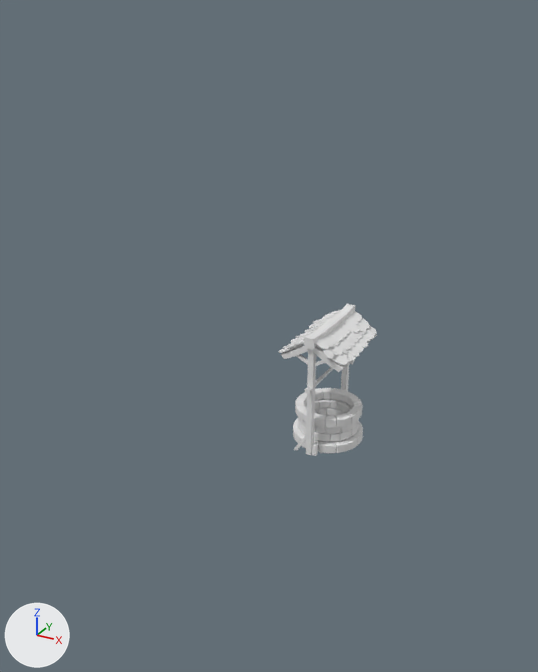
The Blender file LowPolyScene.blend, before and after one commit.
Both versions are drawn from a camera (50 mm lens) standing at (53.9, -123.2, 80.1) and looking at (1.1, -27.3, 32.2). The axes (+X, +Y, +Z) are drawn at lower left. The lights are the same throughout.

Script lines for the objects in view, before the commit:
```python
ob_cube = bpy.data.objects.new('Cube', me_cube_001)
ob_cube.location = (0.0, 0.0, 1.2)
ob_cube.scale = (1.79, 1.79, 1.79)
ob_cube_001 = bpy.data.objects.new('Cube.001', me_cube_002)
ob_cube_001.location = (0.0, -2.2, 0.5)
ob_cube_001.rotation_euler = (-0.695, 0.0, 0.0)  # degrees (-40, 0, 0)
ob_cube_001.scale = (1.16, 1.16, 1.16)
ob_cube_003 = bpy.data.objects.new('Cube.003', me_cube_004)
ob_cube_003.location = (0.2, 2.5, 1.4)
ob_cube_003.rotation_euler = (6.729, -0.196, 0.238)  # degrees (26, -11, 14)
ob_cube_003.scale = (1.08, 0.74, 1.5)
ob_cube_005 = bpy.data.objects.new('Cube.005', me_cube_006)
ob_cube_005.location = (0.5, 1.9, 0.1)
ob_cube_005.rotation_euler = (0.951, 0.436, 0.692)  # degrees (54, 25, 40)
ob_cube_005.scale = (0.784, 0.784, 0.784)
ob_plane_039 = bpy.data.objects.new('Plane.039', me_plane_100)
ob_plane_039.parent = ob_lattice
ob_plane_039.location = (3.657, -0.325, 21.39)
ob_plane_039.rotation_euler = (0.111, 0.44, 0.00803)  # degrees (6.4, 25, 0.5)
ob_plane_039.scale = (1.11, 1.11, 1.11)
ob_tree = bpy.data.objects.new('Tree', me_cylinder_001)
ob_tree.location = (-5.0, -6.3, 1.2)
ob_tree.scale = (0.629, 0.629, 0.629)
# also in view: 'Cube.012' at (-0.1, -8.4, 11.4); 'Cube.009' at (0.0, 0.0, 5.7); 'Cube.006' at (0.0, 0.0, 0.1)
```
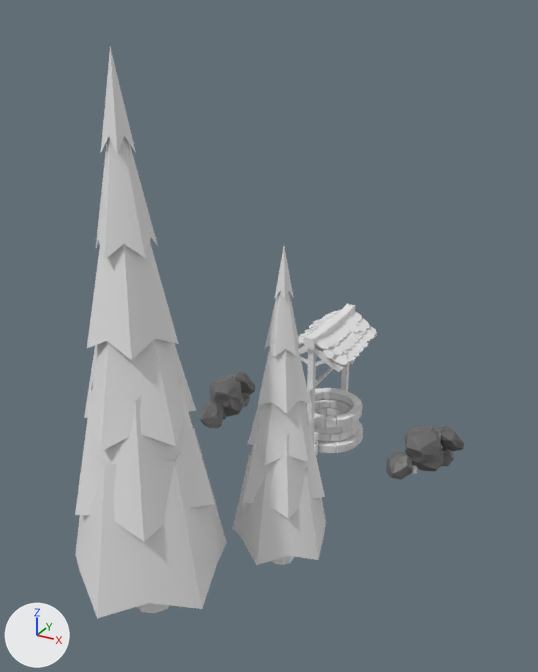
Location of each change, (x1, y1, x2, y2) in pixels of the pictures (538 x 672 px):
'Tree', shown
    after: (75, 47, 227, 619)
'Tree.001', added
    after: (233, 246, 326, 565)
'Cube.033', added
    after: (404, 425, 444, 471)
'Cube', shown
    after: (209, 375, 245, 417)
'Cube.019', added
    after: (386, 452, 413, 479)
'Cube.001', shown
    after: (199, 400, 224, 428)
'Cube.030', added
    after: (437, 426, 464, 451)
'Cube.003', shown
    after: (233, 371, 255, 395)
'Cube.032', added
    after: (442, 448, 454, 466)
'Cube.005', shown
    after: (242, 391, 250, 407)

Patch to the scene script:
```diff
--- a/LowPolyScene.blend.py
+++ b/LowPolyScene.blend.py
@@ ob_tree @@
 ob_tree = bpy.data.objects.new('Tree', me_cylinder_001)
-ob_tree.location = (-5.0, -6.3, 1.2)
-ob_tree.scale = (0.629, 0.629, 0.629)
-ob_tree.hide_set(True)
+ob_tree.location = (-5.0, -53.2, 1.2)
+ob_tree.scale = (4.77, 4.77, 4.77)
@@ ob_cube_001 @@
 ob_cube_001 = bpy.data.objects.new('Cube.001', me_cube_002)
-ob_cube_001.location = (0.0, -2.2, 0.5)
+ob_cube_001.location = (-24.5, -6.4, 0.2)
 ob_cube_001.rotation_euler = (-0.695, 0.0, 0.0)  # degrees (-40, 0, 0)
-ob_cube_001.scale = (1.16, 1.16, 1.16)
-ob_cube_001.hide_set(True)  # its collection is switched off
+ob_cube_001.scale = (2.95, 2.95, 2.95)
@@ ob_cube_003 @@
 ob_cube_003 = bpy.data.objects.new('Cube.003', me_cube_004)
-ob_cube_003.location = (0.2, 2.5, 1.4)
+ob_cube_003.location = (-23.9, 5.6, 2.5)
 ob_cube_003.rotation_euler = (6.729, -0.196, 0.238)  # degrees (26, -11, 14)
-ob_cube_003.scale = (1.08, 0.74, 1.5)
-ob_cube_003.hide_set(True)  # its collection is switched off
+ob_cube_003.scale = (2.75, 1.88, 3.81)
@@ ob_cube_005 @@
 ob_cube_005 = bpy.data.objects.new('Cube.005', me_cube_006)
-ob_cube_005.location = (0.5, 1.9, 0.1)
+ob_cube_005.location = (-23.0, 4.1, -0.6)
 ob_cube_005.rotation_euler = (0.951, 0.436, 0.692)  # degrees (54, 25, 40)
-ob_cube_005.scale = (0.784, 0.784, 0.784)
-ob_cube_005.hide_set(True)  # its collection is switched off
+ob_cube_005.scale = (1.99, 1.99, 1.99)
@@ ob_cube @@
 ob_cube = bpy.data.objects.new('Cube', me_cube_001)
-ob_cube.location = (0.0, 0.0, 1.2)
-ob_cube.scale = (1.79, 1.79, 1.79)
-ob_cube.hide_set(True)  # its collection is switched off
+ob_cube.location = (-24.4, -0.7, 2.1)
+ob_cube.scale = (4.54, 4.54, 4.54)
@@ ob_cube_033 @@
+ob_cube_033 = bpy.data.objects.new('Cube.033', me_cube_024)  # 60 vertices, 103 faces; spans x -0.9..0.93, y -0.96..0.87, z -0.96..1.01; in mat_rocktexture (dark grey #6d6d6d)
+ob_cube_033.location = (20.4, -0.5, 2.1)
+ob_cube_033.rotation_euler = (0.177, 0.0108, -0.485)  # degrees (10, 0.6, -28)
+ob_cube_033.scale = (4.54, 4.54, 4.54)
@@ ob_cube_032 @@
+ob_cube_032 = bpy.data.objects.new('Cube.032', me_cube_019)  # 178 vertices, 328 faces; spans x -0.91..0.92, y -0.96..0.88, z -0.96..1.01; in mat_rocktexture (dark grey #6d6d6d)
+ob_cube_032.location = (24.0, 3.0, -0.6)
+ob_cube_032.rotation_euler = (0.951, 0.436, 0.175)  # degrees (54, 25, 10)
+ob_cube_032.scale = (1.99, 1.99, 1.99)
@@ ob_cube_030 @@
+ob_cube_030 = bpy.data.objects.new('Cube.030', me_cube_017)  # 35 vertices, 65 faces; spans x -0.88..0.93, y -0.96..0.86, z -0.97..1.03; in mat_rocktexture (dark grey #6d6d6d)
+ob_cube_030.location = (24.0, 4.7, 2.5)
+ob_cube_030.rotation_euler = (6.88, -0.159, -0.207)  # degrees (34, -9.1, -12)
+ob_cube_030.scale = (2.75, 1.88, 3.81)
@@ ob_cube_019 @@
+ob_cube_019 = bpy.data.objects.new('Cube.019', me_cube_011)  # 138 vertices, 248 faces; spans x -0.91..0.92, y -0.96..0.88, z -0.96..1.01; in mat_rocktexture (dark grey #6d6d6d)
+ob_cube_019.location = (17.6, -5.4, 0.2)
+ob_cube_019.rotation_euler = (0.875, 0.517, 0.0)  # degrees (50, 30, 0)
+ob_cube_019.scale = (2.95, 2.95, 2.95)
@@ ob_tree_001 @@
+ob_tree_001 = bpy.data.objects.new('Tree.001', me_cylinder_001.copy())  # the mesh of ob_tree
+ob_tree_001.location = (8.6, -36.8, 1.2)
+ob_tree_001.scale = (3.16, 3.16, 3.16)
```
